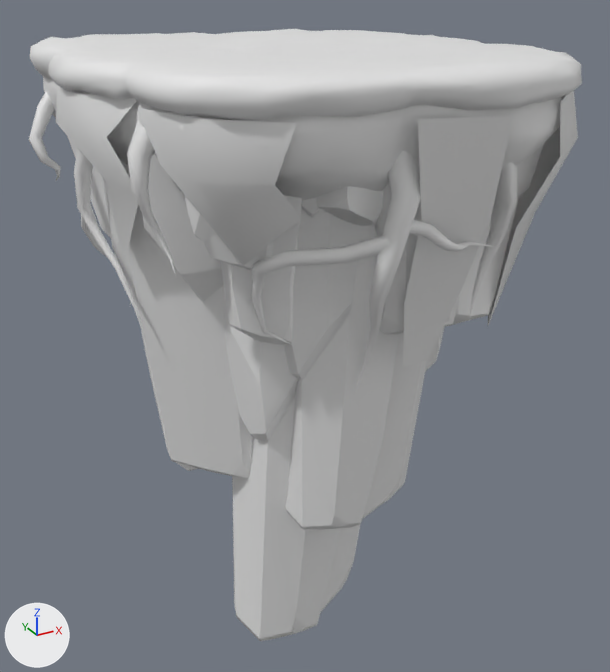
One commit to the Blender file assets/models/environment/island.blend: the scene before it, then after it.
Rendered twice from a 50 mm lens placed at (-35.2, -67.3, 6.1), pointed at (1.5, -0.4, -27.3). The lights are fixed; the arrows at lower left show +X, +Y and +Z. Objects named as collision shapes, trigger or cutter boxes, shadow casters or lower levels of detail are left out.

Names of what the first picture shows: 'Grass', 'Ground', 'Ground.001', 'Rock11_LOD0', 'Rock11_LOD0.001', 'Rock15_LOD0', 'Rock16_LOD0', 'Rock16_LOD0.001', 'Rock16_LOD0.003', 'Roots'.
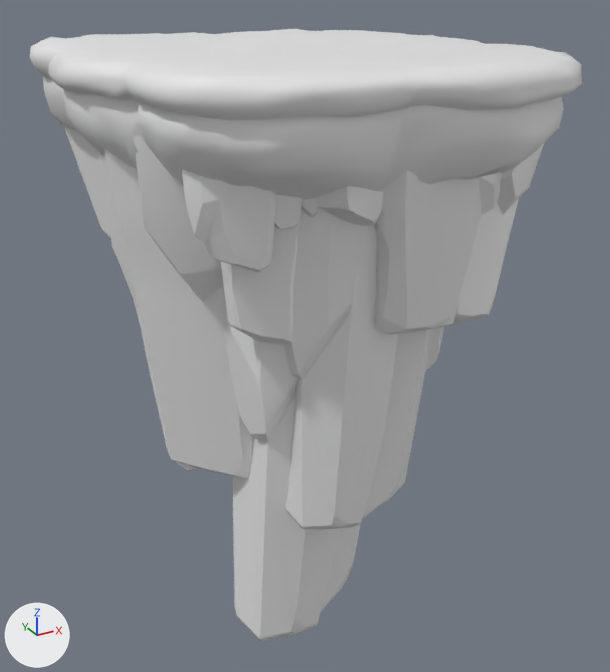
What the commit changed:
Object 'Roots' (ob_roots) is now hidden.
Object 'Ground.001' (ob_ground_001) is now hidden.

Location of each change, (x1, y1, x2, y2) in pixels of the pictures (610 x 672 px):
'Ground.001', hidden: before (56, 88, 578, 367)
'Roots', hidden: before (29, 91, 517, 395)
'Rock15_LOD0', unchanged, uncovered by the edit: before (375, 144, 544, 334); after (374, 144, 544, 334)
